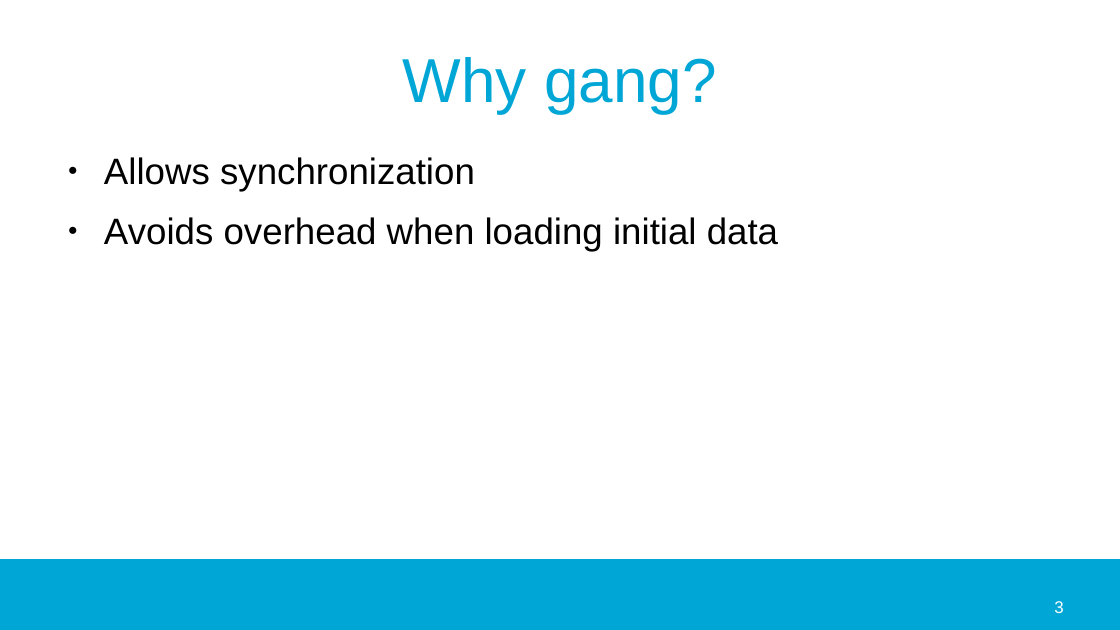
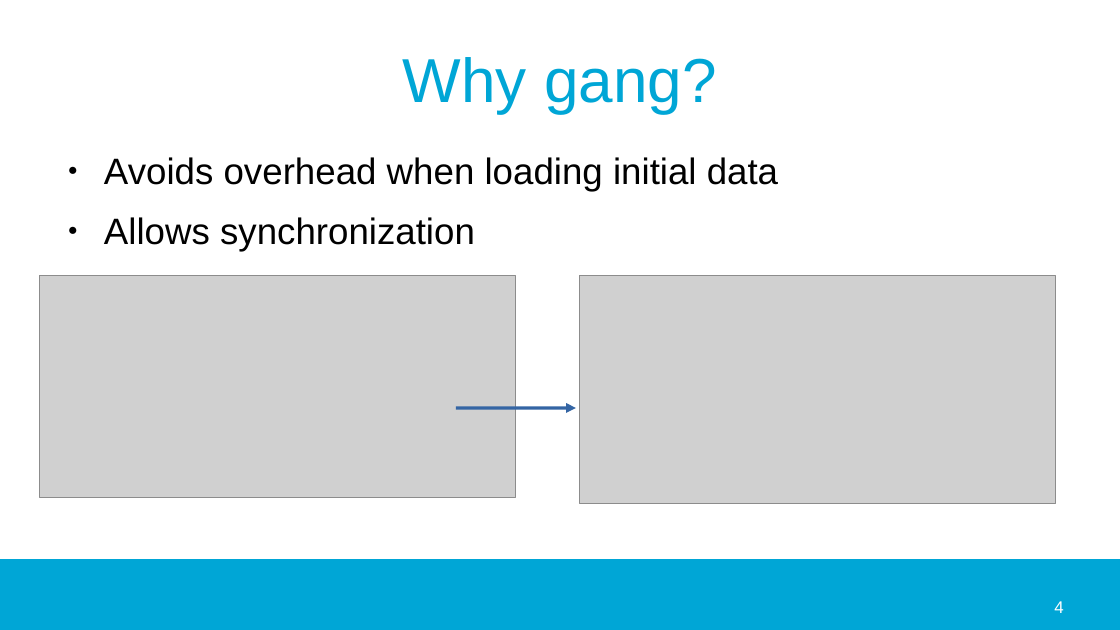
Before and after one commit to jmigual/APATeoria, a slide deck: slide 4 of Notes/TFM_presentations/2020_02_24/2020_02_24.odp (slide 3 before the commit). Drawn at 1120x630 pixels with LibreOffice and Linux fonts; fonts in the diff are those of the drawing; grey boxes stand for pictures; background and template pictures are left out. Boxes give left, top, right and bottom in pixels: in the first picture for what was removed or moved away, otherwise in the second. Text is boxed around its words. In the diff, an @@ line names an element or a change of style, - is before the commit and + after.

Commit message:
Added more images and more slides

```diff
--- a/Notes/TFM_presentations/2020_02_24/2020_02_24.odp
+++ b/Notes/TFM_presentations/2020_02_24/2020_02_24.odp
@@ text at (104, 157, 778, 191): paragraph added @@
+● Avoids overhead when loading initial data
@@ text at (104, 217, 778, 251): paragraph removed @@
-● Avoids overhead when loading initial data
@@ picture added at (40, 276, 516, 498) @@
@@ picture added at (580, 276, 1057, 504) @@
@@ arrow added from (456, 409) to (576, 409), #3465A4 2.3 pt @@
@@ page number at (1054, 601, 1063, 613): text changed @@
-3
+4
```
Also in this commit, not shown: 2 slides added, 1 slide removed, 8 other files.
